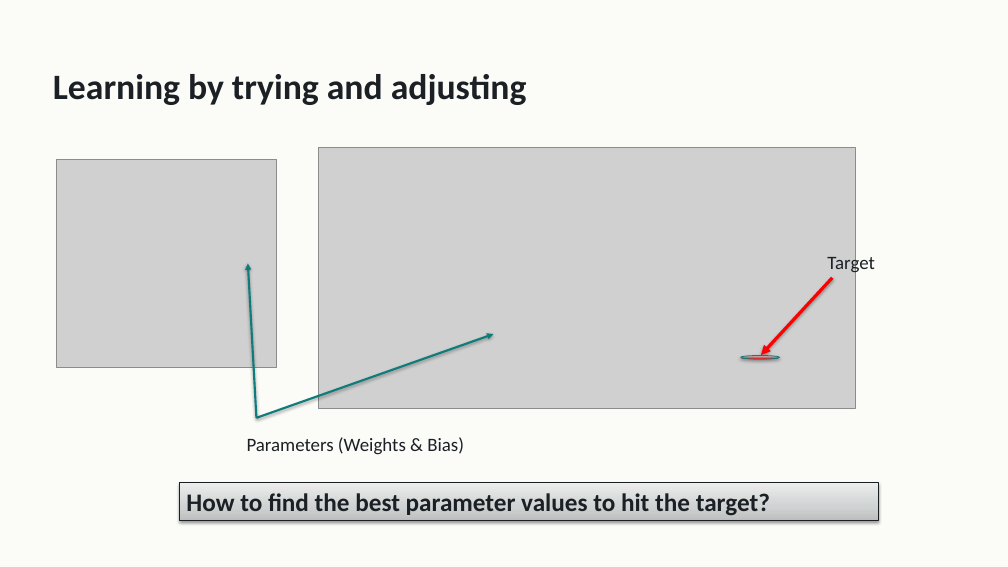
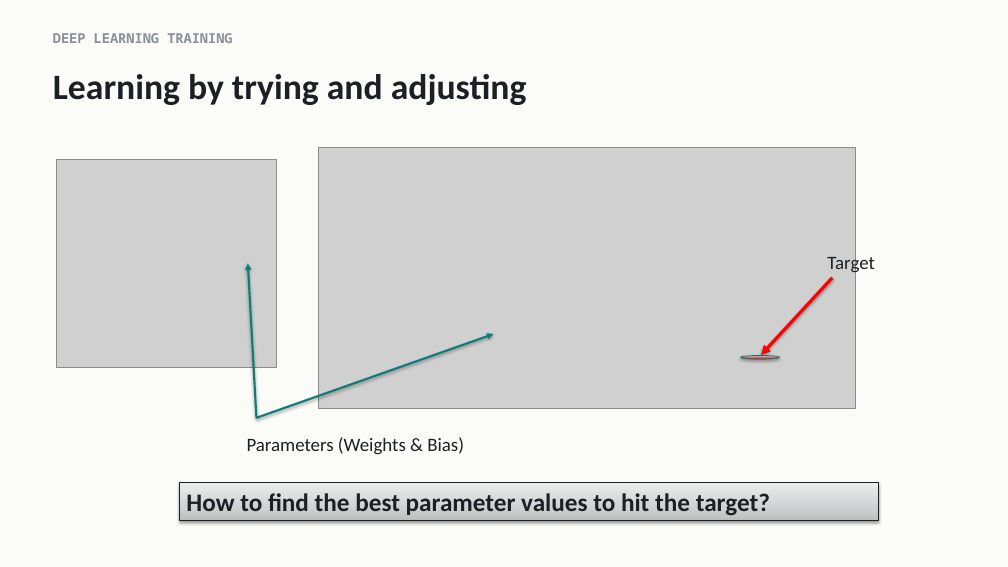
Before and after one commit to indigobio/msacl_dl_course, a slide deck: slide 3 of slides/pptx/lecture02_training.pptx. Drawn at 1008x567 pixels with LibreOffice and Linux fonts; fonts in the diff are those of the drawing; grey boxes stand for pictures. Boxes give left, top, right and bottom in pixels: in the first picture for what was removed or moved away, otherwise in the second. Text is boxed around its words. In the diff, an @@ line names an element or a change of style, - is before the commit and + after.

```diff
--- a/slides/pptx/lecture02_training.pptx
+++ b/slides/pptx/lecture02_training.pptx
@@ text added at [53,33,232,43], 13 pt, text #8A9099, bold @@
+DEEP LEARNING TRAINING
```
Also in this commit, not shown: 7 other slides changed, 3 other files.
